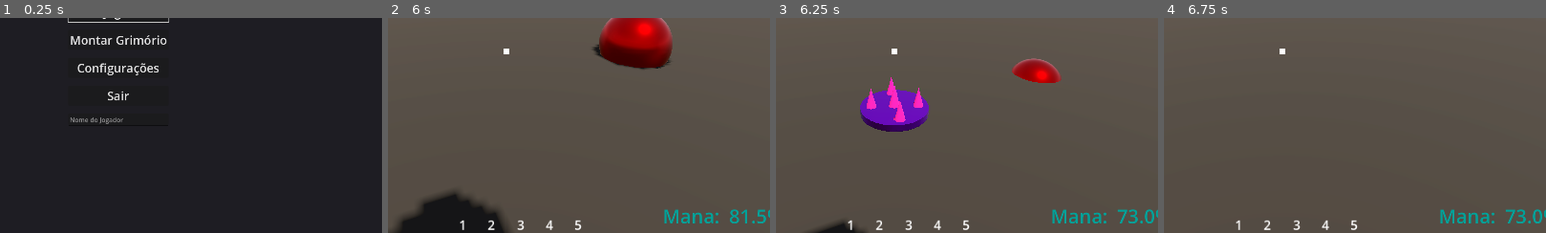
Above: before the commit, frames 1-4 (left to right).
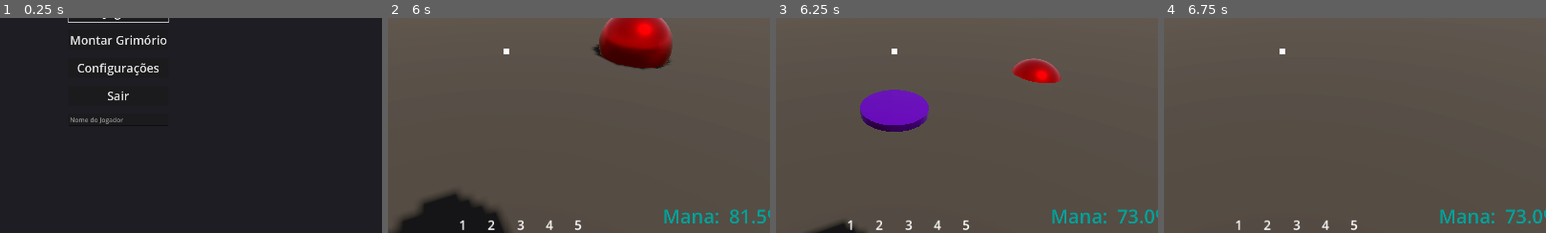
Above: after the commit, the same moments.

Repository: Isaaa43/Saudavel-e-Balanceado
Game: Godot game, scene res://cenas/main_game.tscn
The game is run twice, just before and just after one commit, with the same random seed, the same clock (stepped at 60 frames per second) and the same inputs.
Inputs (mouse positions are % of the whole screen's width and height, from its top left):
- Up to frame 1 (0.25 s): no input
- Up to frame 2 (6 s): click (50, 66) at 0.52 s; type "Alex" at 0.6 s; click "Jogar" at 1.25 s; click "Host" at 2 s; click "Começar Partida" at 2.75 s; tap Enter at 3.5 s; move the mouse to (72, 45) at 3.52 s; hold D (direita) 3.53-4.28 s; click (72, 45) at 3.6 s; tap Space (pular) at 3.77, 4.52 s; move the mouse to (45, 50) at 4.27 s; hold W (frente) from 4.28 s (still down); click (45, 50) at 4.35 s; move the mouse to (52, 48) at 5.02 s; tap 1 at 5.1 s; click (52, 48) at 5.3 s; move the mouse to (49, 52) at 5.77 s; tap 2 at 5.85 s
- Up to frame 3 (6.25 s): keep holding W (frente); tap Space (pular) at 6.02 s; click (49, 52) at 6.05 s
- Up to frame 4 (6.75 s): keep holding W (frente); move the mouse to (57, 51) at 6.52 s; tap 3 at 6.6 s
The pictures show only the part of the screen within x 34-84%, y 42-92%; the shares and areas given below are measured in that part.

Frames 1-2 are identical in both runs. In frame 3, 0.7% of the frame differs, in the area x 23-39%, y 27-49%; in frame 4, nothing differs.

Commit message:
feat: feitiço armadilha funcional
Funcionamento do comportamento para o feitiço armadilha
Criado 2 resources para o comportamento do feitiço fura sapato
Adicionado mais funcionalidades no feitiço comportamento

Diff:
--- /dev/null
+++ b/luta-magos/feiticos/FuraSapato/FC_ativacao.tres
@@ -0,0 +1,25 @@
+[gd_resource type="Resource" script_class="FeiticoComportamentoArmadilhaDef" format=3 uid="uid://cntchr3fclpy1"]
+
+[ext_resource type="Script" uid="uid://gul6t3vhitfo" path="res://scripts/game/feiticos/definicoes/efeitos_def/lista_efeitos/feitico_efeito_def.gd" id="1_vr3lw"]
+[ext_resource type="Script" uid="uid://b4tn3wkf7ejho" path="res://scripts/game/feiticos/definicoes/efeitos_def/lista_efeitos/FE_dano_def.gd" id="2_rxrhi"]
+[ext_resource type="Script" uid="uid://dohcgiora0lml" path="res://scripts/game/feiticos/definicoes/comportamento_def/FC_armadilha_def.gd" id="3_unnob"]
+[ext_resource type="PackedScene" uid="uid://dl5hnl0sxf6j4" path="res://feiticos/FuraSapato/FS_espinhos.tscn" id="4_8cf4s"]
+[ext_resource type="Script" uid="uid://d2ynerodv584f" path="res://scripts/game/feiticos/definicoes/feitico_visual_def.gd" id="5_acd8x"]
+
+[sub_resource type="Resource" id="Resource_71k2u"]
+script = ExtResource("2_rxrhi")
+valor = 15.0
+metadata/_custom_type_script = "uid://b4tn3wkf7ejho"
+
+[sub_resource type="Resource" id="Resource_i55dk"]
+script = ExtResource("5_acd8x")
+cena = ExtResource("4_8cf4s")
+metadata/_custom_type_script = "uid://d2ynerodv584f"
+
+[resource]
+script = ExtResource("3_unnob")
+duracao_seg = 2.0
+afetados = 4
+lista_efeitos = Array[ExtResource("1_vr3lw")]([SubResource("Resource_71k2u")])
+visual_def = SubResource("Resource_i55dk")
+metadata/_custom_type_script = "uid://dohcgiora0lml"
--- /dev/null
+++ b/luta-magos/feiticos/FuraSapato/FC_fura_sapato.tres
@@ -0,0 +1,20 @@
+[gd_resource type="Resource" script_class="FeiticoComportamentoArmadilhaDef" format=3 uid="uid://1ejd6l4gci0m"]
+
+[ext_resource type="Resource" uid="uid://cntchr3fclpy1" path="res://feiticos/FuraSapato/FC_ativacao.tres" id="1_n6tub"]
+[ext_resource type="Script" uid="uid://gul6t3vhitfo" path="res://scripts/game/feiticos/definicoes/efeitos_def/lista_efeitos/feitico_efeito_def.gd" id="2_n0vt2"]
+[ext_resource type="Script" uid="uid://dohcgiora0lml" path="res://scripts/game/feiticos/definicoes/comportamento_def/FC_armadilha_def.gd" id="3_ksthf"]
+[ext_resource type="PackedScene" uid="uid://bxbxjx3vghjp8" path="res://feiticos/FuraSapato/FS_fura_sapato.tscn" id="4_jdun2"]
+[ext_resource type="Script" uid="uid://d2ynerodv584f" path="res://scripts/game/feiticos/definicoes/feitico_visual_def.gd" id="5_8wjss"]
+
+[sub_resource type="Resource" id="Resource_ce6wc"]
+script = ExtResource("5_8wjss")
+cena = ExtResource("4_jdun2")
+metadata/_custom_type_script = "uid://d2ynerodv584f"
+
+[resource]
+script = ExtResource("3_ksthf")
+reativacao_seg = 20.0
+comportamento_ativacao_def = ExtResource("1_n6tub")
+afetados = 4
+visual_def = SubResource("Resource_ce6wc")
+metadata/_custom_type_script = "uid://dohcgiora0lml"
--- a/luta-magos/feiticos/FuraSapato/FD_fura_sapato.tres
+++ b/luta-magos/feiticos/FuraSapato/FD_fura_sapato.tres
@@ -1,33 +1,12 @@
 [gd_resource type="Resource" script_class="FeiticoDef" format=3 uid="uid://c71eh6rcojqh0"]
 
-[ext_resource type="Script" uid="uid://gul6t3vhitfo" path="res://scripts/game/feiticos/definicoes/efeitos_def/lista_efeitos/feitico_efeito_def.gd" id="1_ce6wc"]
 [ext_resource type="Script" uid="uid://dnavupkg51wgc" path="res://scripts/game/feiticos/definicoes/feitico_def.gd" id="1_h3qb0"]
-[ext_resource type="Script" uid="uid://dohcgiora0lml" path="res://scripts/game/feiticos/definicoes/comportamento_def/FC_armadilha_def.gd" id="1_j3fjn"]
-[ext_resource type="PackedScene" uid="uid://bxbxjx3vghjp8" path="res://feiticos/FuraSapato/FS_fura_sapato.tscn" id="1_pn68f"]
-[ext_resource type="Script" uid="uid://b4tn3wkf7ejho" path="res://scripts/game/feiticos/definicoes/efeitos_def/lista_efeitos/FE_dano_def.gd" id="2_cn0kq"]
-[ext_resource type="Script" uid="uid://d2ynerodv584f" path="res://scripts/game/feiticos/definicoes/feitico_visual_def.gd" id="4_ce6wc"]
-
-[sub_resource type="Resource" id="Resource_cn0kq"]
-script = ExtResource("2_cn0kq")
-valor = 15.0
-metadata/_custom_type_script = "uid://b4tn3wkf7ejho"
-
-[sub_resource type="Resource" id="Resource_ce6wc"]
-script = ExtResource("4_ce6wc")
-cena = ExtResource("1_pn68f")
-metadata/_custom_type_script = "uid://d2ynerodv584f"
-
-[sub_resource type="Resource" id="Resource_j3fjn"]
-script = ExtResource("1_j3fjn")
-afetados = 4
-lista_efeitos = Array[ExtResource("1_ce6wc")]([SubResource("Resource_cn0kq")])
-visual_def = SubResource("Resource_ce6wc")
-metadata/_custom_type_script = "uid://dohcgiora0lml"
+[ext_resource type="Resource" uid="uid://1ejd6l4gci0m" path="res://feiticos/FuraSapato/FC_fura_sapato.tres" id="1_pn68f"]
 
 [resource]
 script = ExtResource("1_h3qb0")
 feitico_id = "FuraSapato"
 nome = "Fura Sapato"
 tipo = 1
-comportamento_def = SubResource("Resource_j3fjn")
+comportamento_def = ExtResource("1_pn68f")
 metadata/_custom_type_script = "uid://dnavupkg51wgc"
--- /dev/null
+++ b/luta-magos/feiticos/FuraSapato/FS_espinhos.tscn
@@ -0,0 +1,36 @@
+[gd_scene format=3 uid="uid://dl5hnl0sxf6j4"]
+
+[sub_resource type="CylinderMesh" id="CylinderMesh_7d02w"]
+top_radius = 0.0
+bottom_radius = 0.1
+height = 0.4
+
+[sub_resource type="StandardMaterial3D" id="StandardMaterial3D_f2w1e"]
+albedo_color = Color(0.8104371, 9.62615e-08, 0.42737412, 1)
+
+[node name="Espinhos" type="Node3D" unique_id=1104900511]
+
+[node name="MeshInstance3D" type="MeshInstance3D" parent="." unique_id=577788761]
+transform = Transform3D(1, 0, 0, 0, 1, 0, 0, 0, 1, 0, 0.2, 0)
+mesh = SubResource("CylinderMesh_7d02w")
+surface_material_override/0 = SubResource("StandardMaterial3D_f2w1e")
+
+[node name="MeshInstance3D2" type="MeshInstance3D" parent="." unique_id=1707266044]
+transform = Transform3D(1, 0, 0, 0, 1, 0, 0, 0, 1, 0.2387259, 0.2, -0.27394772)
+mesh = SubResource("CylinderMesh_7d02w")
+surface_material_override/0 = SubResource("StandardMaterial3D_f2w1e")
+
+[node name="MeshInstance3D3" type="MeshInstance3D" parent="." unique_id=1235356639]
+transform = Transform3D(1, 0, 0, 0, 1, 0, 0, 0, 1, -0.21720135, 0.2, -0.27003413)
+mesh = SubResource("CylinderMesh_7d02w")
+surface_material_override/0 = SubResource("StandardMaterial3D_f2w1e")
+
+[node name="MeshInstance3D4" type="MeshInstance3D" parent="." unique_id=1805903350]
+transform = Transform3D(1, 0, 0, 0, 1, 0, 0, 0, 1, -0.2700342, 0.2, 0.26220715)
+mesh = SubResource("CylinderMesh_7d02w")
+surface_material_override/0 = SubResource("StandardMaterial3D_f2w1e")
+
+[node name="MeshInstance3D5" type="MeshInstance3D" parent="." unique_id=405319096]
+transform = Transform3D(1, 0, 0, 0, 1, 0, 0, 0, 1, 0.2250284, 0.2, 0.24655303)
+mesh = SubResource("CylinderMesh_7d02w")
+surface_material_override/0 = SubResource("StandardMaterial3D_f2w1e")
--- a/luta-magos/feiticos/FuraSapato/FS_fura_sapato.tscn
+++ b/luta-magos/feiticos/FuraSapato/FS_fura_sapato.tscn
@@ -11,43 +11,8 @@
 metallic_specular = 0.48
 roughness = 0.46
 
-[sub_resource type="CylinderMesh" id="CylinderMesh_7d02w"]
-top_radius = 0.0
-bottom_radius = 0.1
-height = 0.4
-
-[sub_resource type="StandardMaterial3D" id="StandardMaterial3D_f2w1e"]
-albedo_color = Color(0.8104371, 9.62615e-08, 0.42737412, 1)
-
 [node name="FS_FuraSapato" type="Node3D" unique_id=2102016733]
 
 [node name="MeshInstance3D" type="MeshInstance3D" parent="." unique_id=973333432]
 mesh = SubResource("CylinderMesh_xe436")
 surface_material_override/0 = SubResource("StandardMaterial3D_7d02w")
-
-[node name="Espinhos" type="Node3D" parent="." unique_id=297862689]
-
-[node name="MeshInstance3D" type="MeshInstance3D" parent="Espinhos" unique_id=1352420255]
-transform = Transform3D(1, 0, 0, 0, 1, 0, 0, 0, 1, 0, 0.2, 0)
-mesh = SubResource("CylinderMesh_7d02w")
-surface_material_override/0 = SubResource("StandardMaterial3D_f2w1e")
-
-[node name="MeshInstance3D2" type="MeshInstance3D" parent="Espinhos" unique_id=1739246033]
-transform = Transform3D(1, 0, 0, 0, 1, 0, 0, 0, 1, 0.2387259, 0.2, -0.27394772)
-mesh = SubResource("CylinderMesh_7d02w")
-surface_material_override/0 = SubResource("StandardMaterial3D_f2w1e")
-
-[node name="MeshInstance3D3" type="MeshInstance3D" parent="Espinhos" unique_id=750582542]
-transform = Transform3D(1, 0, 0, 0, 1, 0, 0, 0, 1, -0.21720135, 0.2, -0.27003413)
-mesh = SubResource("CylinderMesh_7d02w")
-surface_material_override/0 = SubResource("StandardMaterial3D_f2w1e")
-
-[node name="MeshInstance3D4" type="MeshInstance3D" parent="Espinhos" unique_id=1395450309]
-transform = Transform3D(1, 0, 0, 0, 1, 0, 0, 0, 1, -0.2700342, 0.2, 0.26220715)
-mesh = SubResource("CylinderMesh_7d02w")
-surface_material_override/0 = SubResource("StandardMaterial3D_f2w1e")
-
-[node name="MeshInstance3D5" type="MeshInstance3D" parent="Espinhos" unique_id=1137226610]
-transform = Transform3D(1, 0, 0, 0, 1, 0, 0, 0, 1, 0.2250284, 0.2, 0.24655303)
-mesh = SubResource("CylinderMesh_7d02w")
-surface_material_override/0 = SubResource("StandardMaterial3D_f2w1e")
--- a/luta-magos/scripts/game/feiticos/definicoes/comportamento_def/FC_armadilha_def.gd
+++ b/luta-magos/scripts/game/feiticos/definicoes/comportamento_def/FC_armadilha_def.gd
@@ -6,7 +6,12 @@
 ## 		Valores menores que 0.1 nao sao ativados
 @export var reativacao_seg: float
 
+@export var comportamento_ativacao_def : FeiticoComportamentoDef
+
 func _criar() -> FeiticoComportamentoArmadilha:
 	var comportamento := FeiticoComportamentoArmadilha.new(duracao_seg)
-
+	comportamento.reativacao_seg = reativacao_seg
+	# TODO: verificar
+	if comportamento_ativacao_def:
+		comportamento.comportamento_ativacao_def = comportamento_ativacao_def
 	return comportamento
--- a/luta-magos/scripts/game/feiticos/instanciancia/comportamento/FC_armadilha.gd
+++ b/luta-magos/scripts/game/feiticos/instanciancia/comportamento/FC_armadilha.gd
@@ -5,14 +5,53 @@
 ## 		Valores menores que 0.1 nao sao ativados
 var reativacao_seg: float
 
+var comportamento_ativacao_def : FeiticoComportamentoDef :
+	set(_comportamento_ativacao_def):
+		comportamento_ativacao_def = _comportamento_ativacao_def
+		print(" setado: ", comportamento_ativacao_def)
+var comportamento_ativacao : FeiticoComportamento
+
 var efeitos_ativacao : Array[FeiticoEfeito] = []
 
+var pronto_ativar: bool = true
+
 func iniciar_comportamento() -> void:
-	pass
+	# TODO: achar solucao melhor q esse hack
+	if comportamento_ativacao_def:
+		area_ativacao.body_entered.disconnect(_aplicar_efeitos)
+		area_ativacao.body_entered.connect(_verificar_ativar_armadilha)
 
-func physics_process(delta: float) -> void:
+func _verificar_ativar_armadilha(node: Node3D) -> void:
+	if _deve_aplicar_efeito(node):
+		_ativar_armadilha()
+
+func _ativar_armadilha() -> void:
+	# reativacao depois de passar reativacao_seg
+	# se o jogador ficar em cima da armadilha ela n reativa
+	if not pronto_ativar: return
+	pronto_ativar = false
+	get_tree().create_timer(reativacao_seg).timeout.connect(_reativacao_pronta)
+
+	# cria o comportamento de ativacao
+	comportamento_ativacao = comportamento_ativacao_def.criar(contexto)
+	comportamento_ativacao.set_feitico_tipo(feitico_tipo)
+	# ajustar
+	comportamento_ativacao.contexto = contexto
+	comportamento_ativacao.name = "ComportamentoAtivacao"
+		# importante destruir esse, ja que vai criar outro na prox ativacao
+	comportamento_ativacao.acabou.connect(comportamento_ativacao.destruir)
+	add_child(comportamento_ativacao, true)
+	comportamento_ativacao.iniciar()
+
+func _reativacao_pronta() -> void:
+	pronto_ativar = true
+	lista_receberam_efeitos.clear()
+
+func physics_process(_delta: float) -> void:
 	pass
 
 func aplicar_efeitos(jogador: Jogador) -> void:
+	_ativar_armadilha()
+
 	for efeito : FeiticoEfeito in efeitos_ativacao:
 		efeito.aplicar(jogador)
--- a/luta-magos/scripts/game/feiticos/instanciancia/comportamento/feitico_comportamento.gd
+++ b/luta-magos/scripts/game/feiticos/instanciancia/comportamento/feitico_comportamento.gd
@@ -163,6 +163,9 @@
 func acabar() -> void:
 	acabou.emit()
 
+func destruir() -> void:
+	queue_free()
+
 # -----------------------------------------------------------------------------
 # Processar
 # -----------------------------------------------------------------------------
@@ -180,5 +183,8 @@
 # -----------------------------------------------------------------------------
 # Area Ativacao
 # -----------------------------------------------------------------------------
+# TODO: colocar no init ?
+var feitico_tipo: Feitico.Tipo
 func set_feitico_tipo(tipo: Feitico.Tipo) -> void:
 	area_ativacao.set_feitico_tipo(tipo)
+	feitico_tipo = tipo
